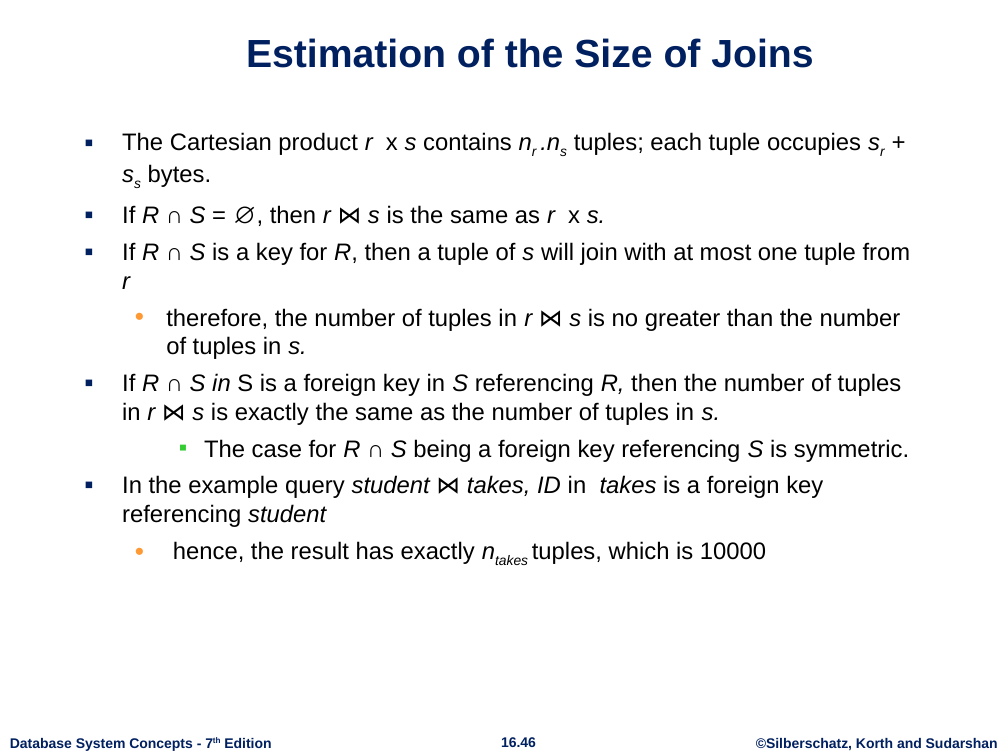
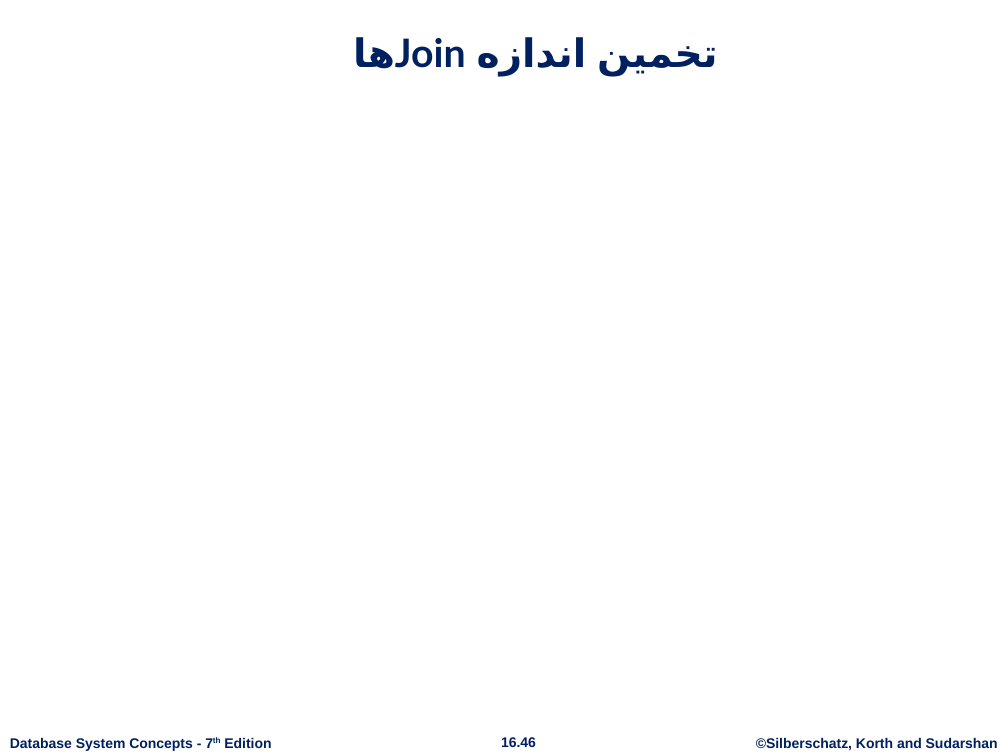
Before and after one commit to ataghinezhad/ataghinezhad.github.io, a slide deck: slide 46 of courses/downloads/temp/Database_Lec6.pptx. Drawn at 1008x756 pixels with LibreOffice and Linux fonts; fonts in the diff are those of the drawing; grey boxes stand for pictures; background and template pictures are left out. Boxes give left, top, right and bottom in pixels: in the first picture for what was removed or moved away, otherwise in the second. Text is boxed around its words. In the diff, an @@ line names an element or a change of style, - is before the commit and + after.

```diff
--- a/courses/downloads/temp/Database_Lec6.pptx
+++ b/courses/downloads/temp/Database_Lec6.pptx
@@ title at [597, 46, 717, 76]: text changed; font Arial to Lato @@
-Estimation of the Size of Joins
+تخمین اندازه Join‌ها
@@ text removed at [122, 132, 911, 564] @@
-▪ The Cartesian product r x s contains nr .ns tuples; each tuple occupies sr + ss bytes.
-▪ If R ∩ S = ∅, then r ⋈ s is the same as r x s.
-▪ If R ∩ S is a key for R, then a tuple of s will join with at most one tuple from r
-  • therefore, the number of tuples in r ⋈ s is no greater than the number of tuples in s.
-▪ If R ∩ S in S is a foreign key in S referencing R, then the number of tuples in r ⋈ s is exactly the same as the number of tuples in s.
-    ▪ The case for R ∩ S being a foreign key referencing S is symmetric.
-▪ In the example query student ⋈ takes, ID in takes is a foreign key referencing student
-  • hence, the result has exactly ntakes tuples, which is 10000
```
Also in this commit, not shown: 43 other slides changed, 35 slides added, 35 slides removed, 1 other file.
